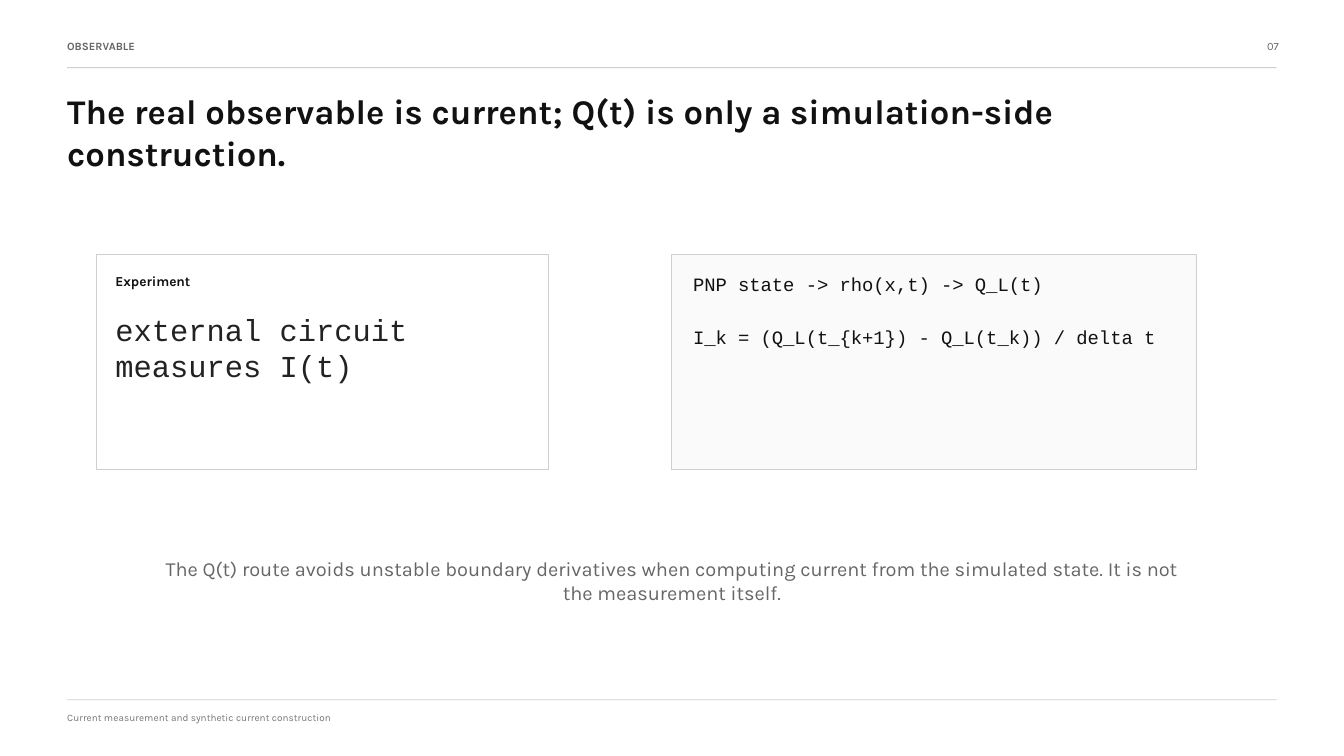
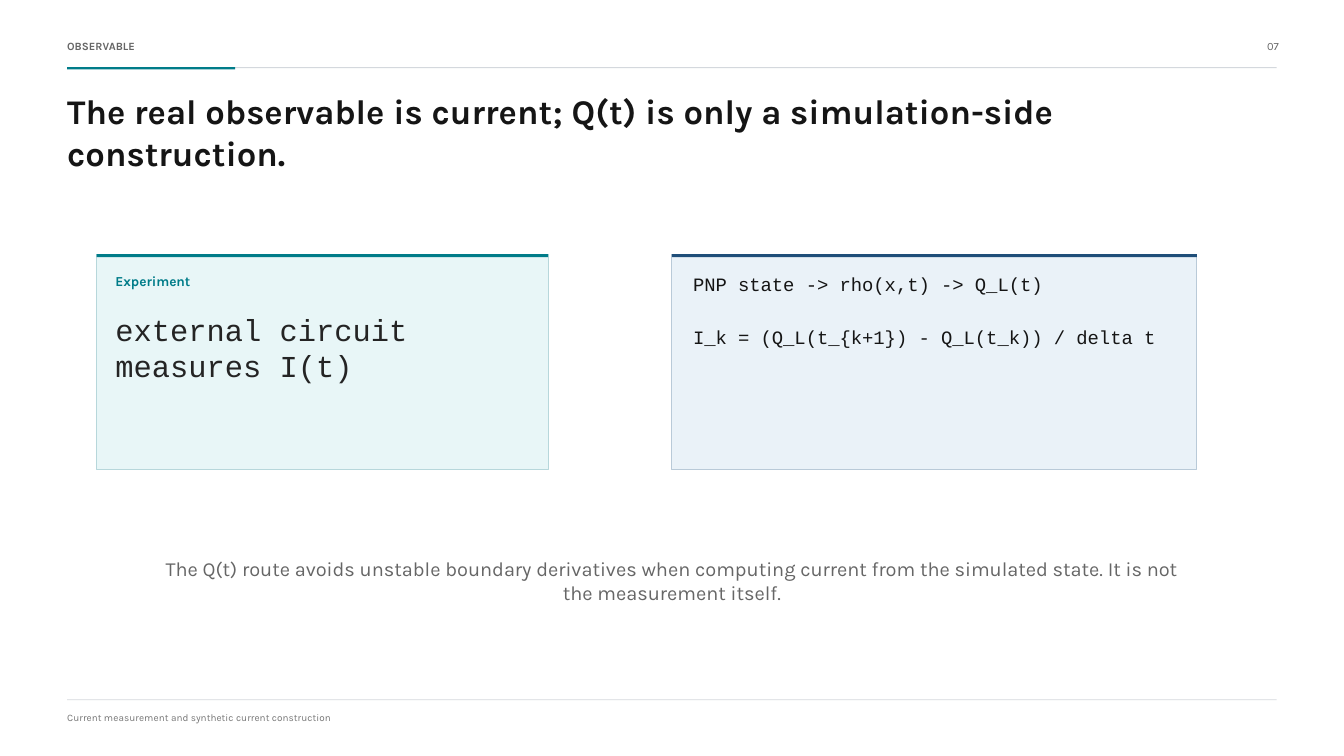
Before and after one commit to jack28257/PINN_JAX, a slide deck: slide 7 of presentation/pnp_pinn_current_inference_presentation.pptx. Drawn at 1344x756 pixels with LibreOffice and Linux fonts; fonts in the diff are those of the drawing. Boxes give left, top, right and bottom in pixels: in the first picture for what was removed or moved away, otherwise in the second. Text is boxed around its words. In the diff, an @@ line names an element or a change of style, - is before the commit and + after.

Commit message:
Refine presentation color treatment

```diff
--- a/presentation/pnp_pinn_current_inference_presentation.pptx
+++ b/presentation/pnp_pinn_current_inference_presentation.pptx
@@ rectangle at (68,68,1277,69): fill #CFCFCF to #D4D8DD @@
@@ rectangle added at (68,68,236,70), fill #007C89 @@
@@ rectangle at (97,254,548,470): fill #FFFFFF to #E8F6F7; outline #CFCFCF 0.75 pt to #B7D7DB 0.75 pt @@
@@ rectangle added at (97,254,548,257), fill #007C89 @@
@@ rectangle at (673,254,1198,470): fill #FAFAFA to #EAF2F8; outline #CFCFCF 0.75 pt to #B9CAD8 0.75 pt @@
@@ rectangle added at (673,254,1198,257), fill #1F4E79 @@
@@ text "Experiment" at (115,276,190,290): text colour #111111 to #007C89 @@
@@ text "PNP state -> rho(x,t) -> ..." at (693,278,1155,348): text colour #111111 to #151515 @@
@@ text "external circuit" at (115,319,408,384): text colour #222222 to #242424 @@
```
Also in this commit, not shown: 11 other slides changed.
